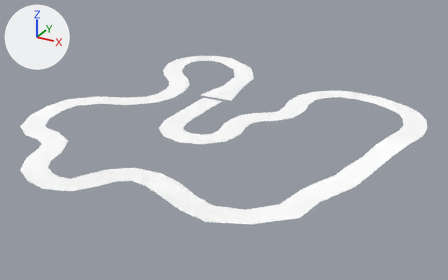
What one commit did to the Blender file media/trunk/tracks/lighthouse/lighthouse.blend.
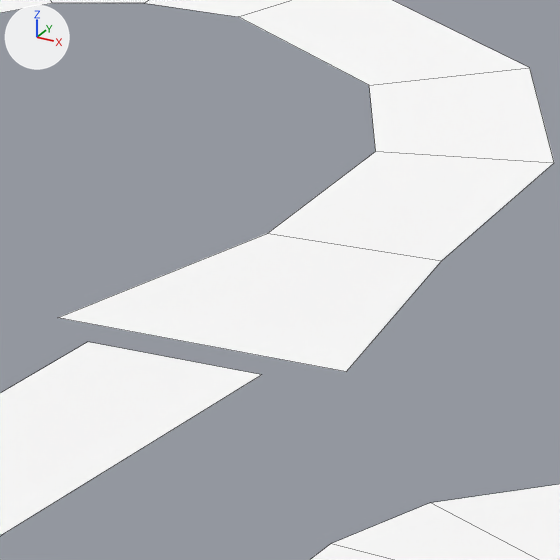
Each version is shown whole from a 50 mm camera at (121.3, -210.8, 87.6) aimed at (16.1, -19.6, -8.0), then close up on the part from 43% to 57% of the width and 22% to 43% of the height. Every picture has the same lights, and +X, +Y and +Z are marked at upper left. The older version's two pictures come first. The close-ups show mesh edges as thin lines. The same objects are shown in both versions, whatever each file hides.

The first close-up shows 'Mesh.001-sub6'.
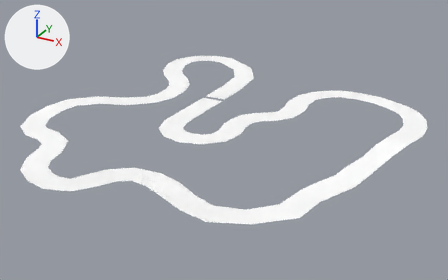
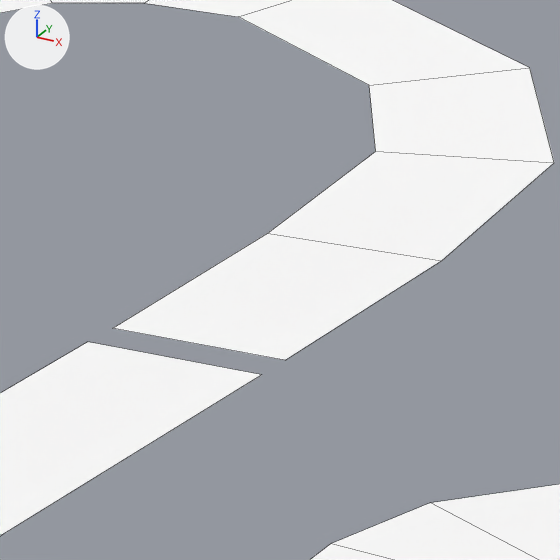
What differs and where, as boxes (x1, y1, x2, y2) in the close-ups (560 x 560 px; the box of a moved part takes in the faces that stretch with it):
```json
{"part": 1, "of": "me_mesh_026", "change": "moved or reshaped", "before": [58, 233, 441, 372], "after": [114, 233, 440, 360]}
```

Scene script edits in JSON lines:
```json
{"block": "me_mesh_026", "where": "me_mesh_026.from_pydata(...)  # 154 vertices, 75 faces, 2 loose edges; spans x -52.1..84.6, y -15.6..-1.3, z -51.3..87.7"}
{"block": "me_mesh_026", "where": "# used by ob_mesh_001_sub6; location = (0.03, 0.0, 2.99); rotation_euler = (1.571, 0.0, 0.0), in degrees (90, 0, 0)"}
{"block": "me_mesh_026", "change": "me_mesh_026 part 1"}
{"op": "set", "path": "me_mesh_026.vertices[0].co", "old": "(7.4, -3.6, -2.4)", "new": "(4.3, -3.6, -2.4)", "note": "pixel (346, 371) -> pixel (285, 360)"}
{"op": "set", "path": "me_mesh_026.vertices[1].co", "old": "(-7.7, -3.6, -2.4)", "new": "(-4.7, -3.6, -2.4)", "note": "pixel (57, 317) -> pixel (112, 328)"}
{"op": "set", "path": "me_mesh_026.vertices[146].co", "old": "(7.4, -3.5, -0.5)", "new": "(0.1, -3.5, -0.6)"}
{"op": "set", "path": "me_mesh_026.vertices[147].co", "old": "(-7.6, -3.5, -0.5)", "new": "(-1.0, -3.5, -0.6)"}
```
